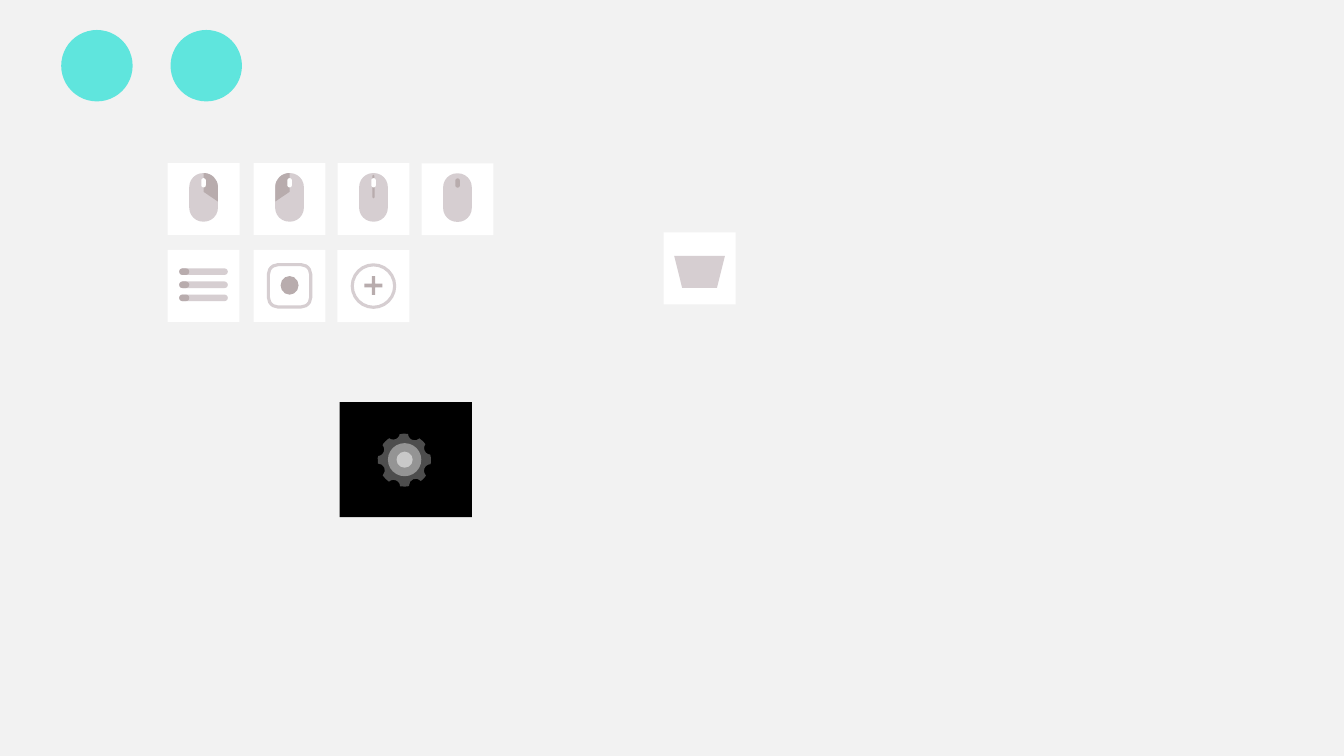
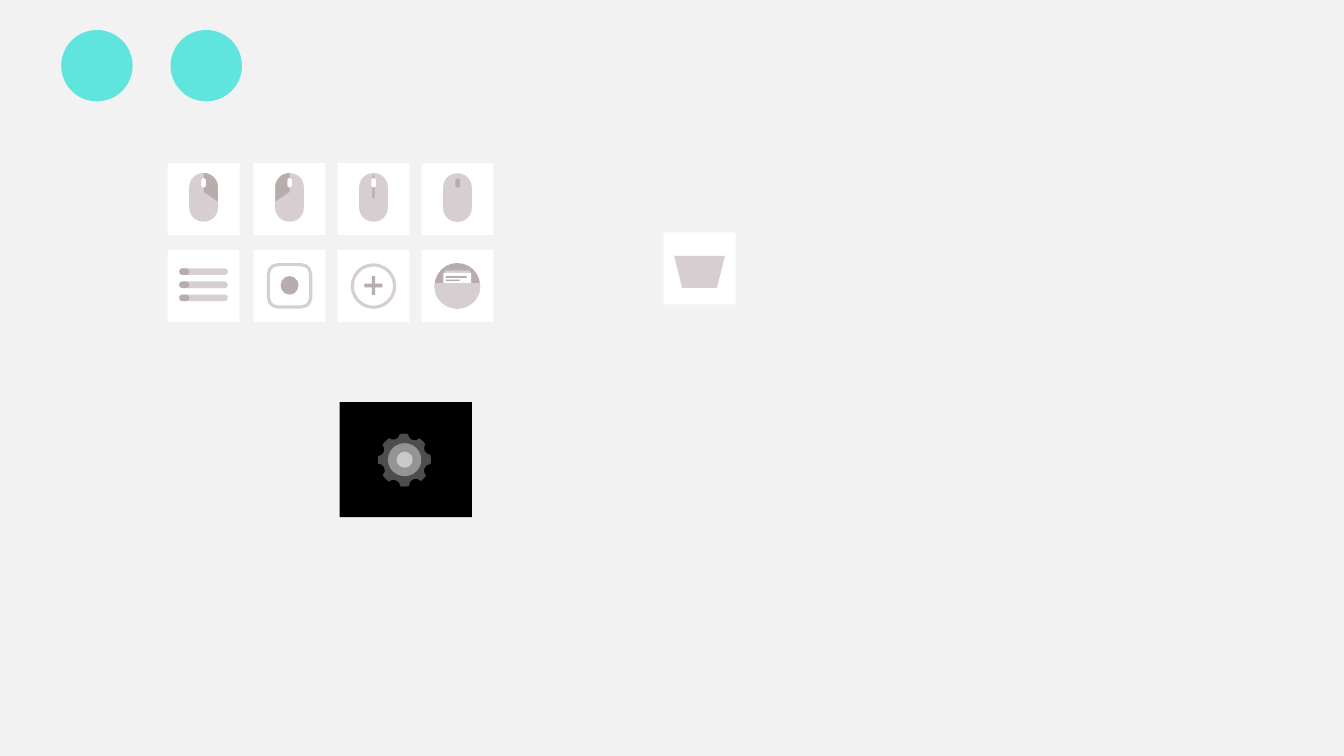
Before and after one commit to buger404/Emerald, a slide deck: slide 1 of UI.pptx. Drawn at 1344x756 pixels with LibreOffice and Linux fonts; fonts in the diff are those of the drawing. Boxes give left, top, right and bottom in pixels: in the first picture for what was removed or moved away, otherwise in the second. Text is boxed around its words. In the diff, an @@ line names an element or a change of style, - is before the commit and + after.

```diff
--- a/UI.pptx
+++ b/UI.pptx
@@ rectangle added at bbox=[421, 250, 493, 322], fill #FFFFFF @@
@@ group added at bbox=[437, 265, 479, 308]: 5 rectangles, 1 ellipse, 1 freeform shape @@
```
Also in this commit, not shown: 1 slide added, 1 slide removed, 22 other files.
